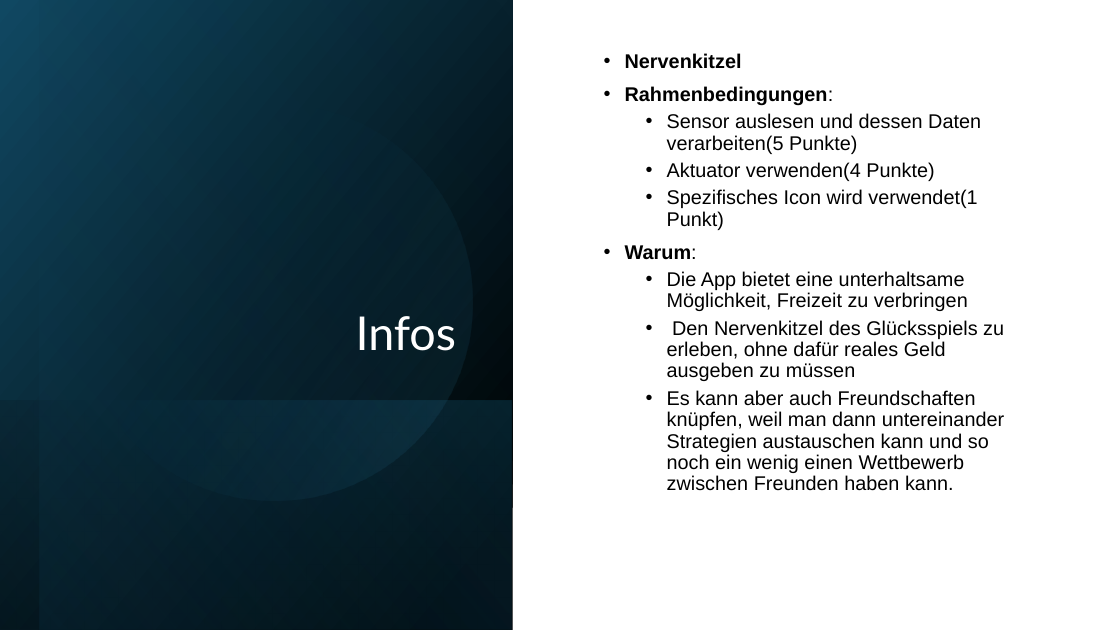
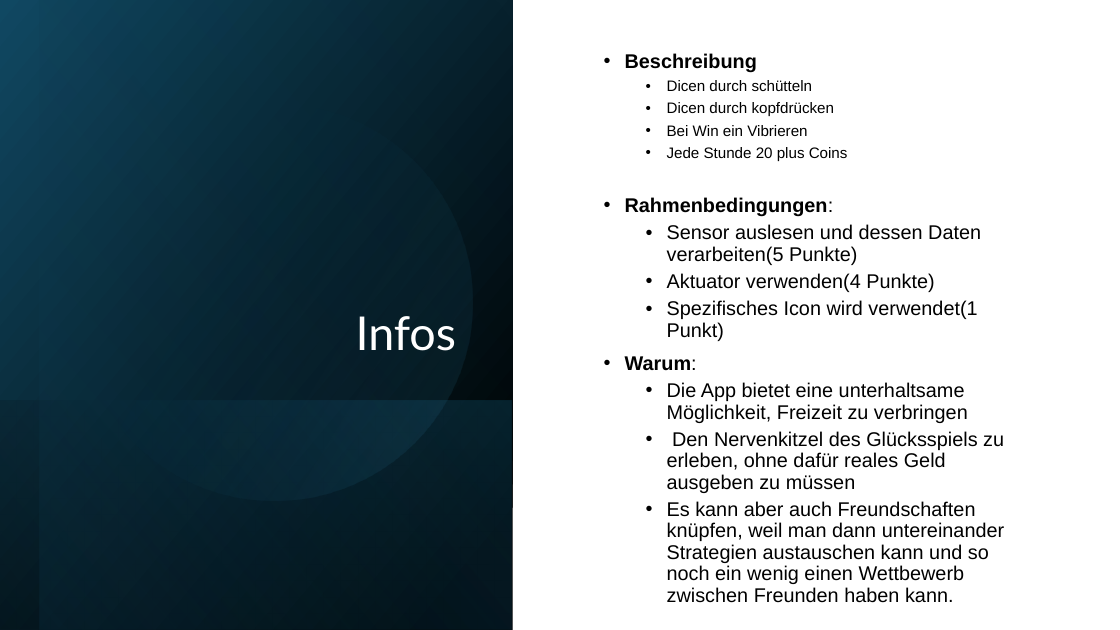
Before and after one commit to Janbei16/DiceLucky, a slide deck: slide 2 of Dokumente/Pitch_DiceLucky.pptx. Drawn at 1120x630 pixels with LibreOffice and Linux fonts; fonts in the diff are those of the drawing. Boxes give left, top, right and bottom in pixels: in the first picture for what was removed or moved away, otherwise in the second. Text is boxed around its words. In the diff, an @@ line names an element or a change of style, - is before the commit and + after.

```diff
--- a/Dokumente/Pitch_DiceLucky.pptx
+++ b/Dokumente/Pitch_DiceLucky.pptx
@@ text at [625,53,848,161]: text changed; size 17 to 13 pt; bold off @@
-• Nervenkitzel
+• Beschreibung
+  • Dicen durch schütteln
+  • Dicen durch kopfdrücken
+  • Bei Win ein Vibrieren
+  • Jede Stunde 20 plus Coins
```
Also in this commit, not shown: 1 other slide changed, 3 other files.
